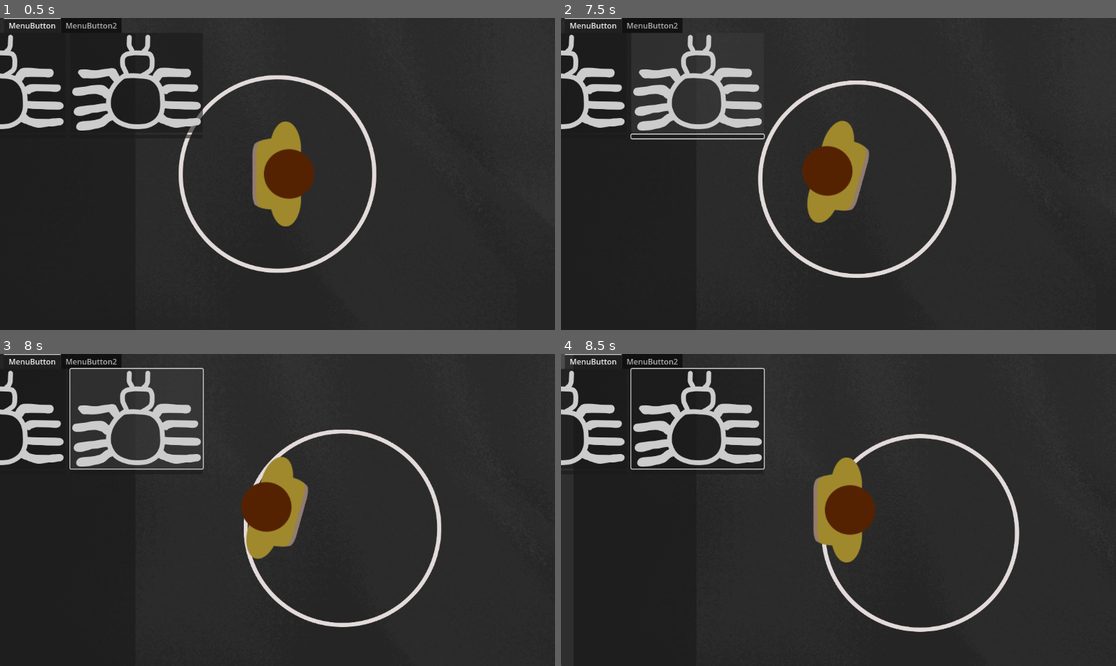
Above: before the commit, frames 1-4 (two rows, left to right).
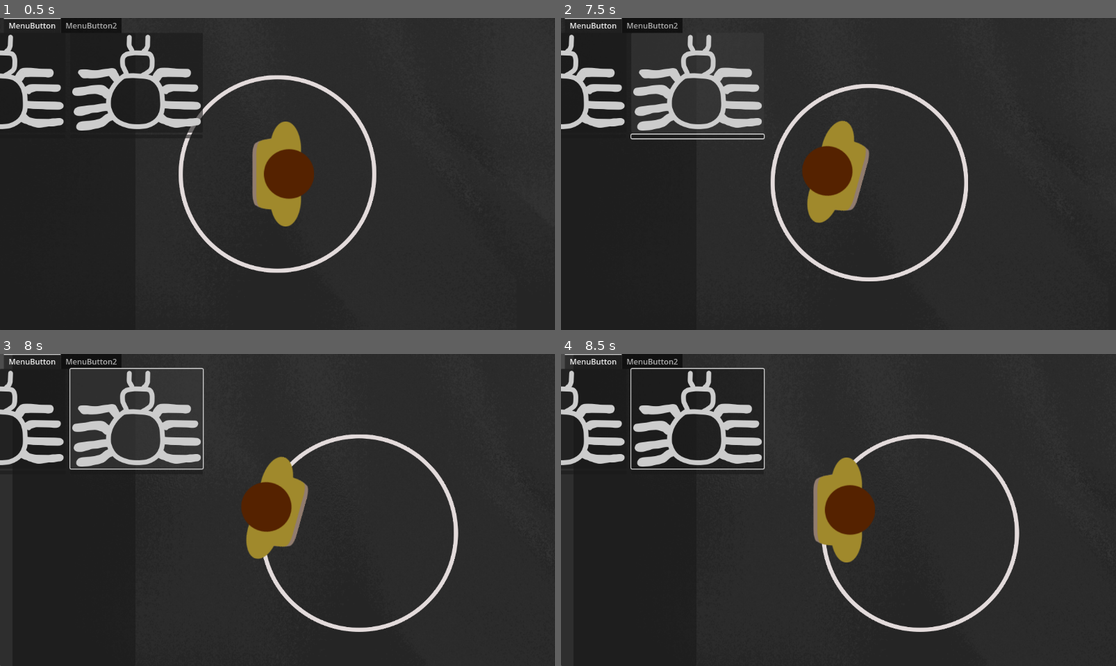
Above: after the commit, the same moments.

Repository: BestBerryJ/Principia-Rithmatica-B
Game: Godot game, scene res://main.tscn
The game is run twice, just before and just after one commit, with the same random seed, the same clock (stepped at 60 frames per second) and the same inputs.
Inputs (mouse positions are in pixels of both pictures, inside the frame that each line leads up to):
- Up to frame 1 (0.5 s): no input
- Up to frame 2 (7.5 s): click (699, 83) at 0.5 s; click (699, 136) at 1.25 s; click (699, 83) at 2 s; click (699, 136) at 2.75 s; click (699, 83) at 3.5 s; click (699, 136) at 4.25 s; click (627, 180) at 5 s; tap Enter at 5.75, 7.25 s; move the mouse to (810, 236) at 5.77 s; press the mouse at (810, 236) at 5.78 s; tap Space at 6.5 s; move the mouse to (1005, 220) at 6.52 s; release the mouse at (1005, 220) at 6.53 s; click (1005, 220) at 6.6 s; move the mouse to (672, 127) at 7.27 s; hold Right mouse button (right_click) from 7.28 s (still down)
- Up to frame 3 (8 s): keep holding Right mouse button (right_click); click (111, 463) at 7.55 s
- Up to frame 4 (8.5 s): move the mouse to (866, 510) at 8.02 s; release Right mouse button (right_click) at 8.03 s; tap Shift (zoom_out) at 8.1 s; click (866, 510) at 8.3 s

Frame 1 is identical in both runs. In frame 2, 3.0% of the frame differs, in the area x 35-74%, y 20-85%; in frame 3, 2.7%; in frame 4, 0.2%.

Commit message:
Player fix (collision error + timestep independent movement)

Diff:
--- a/Player/Player.gd
+++ b/Player/Player.gd
@@ -1,37 +1,35 @@
 extends CharacterBody2D
 
-var pointer = position
+@export var pointer = position
+@export var speed : int
+@export var draw_range: int
+
 var target
-var speed = 100
-var distance = 100
-var draw_range = 150
+var distance
 
 func _ready():
 	target = position
 
-func in_range(pos):
-	if (pos-position).length() <= draw_range:
-		print(true)
-		return true
+#func in_range(pos):
+	#if (pos-position).length() <= draw_range:
+		#print(true)
+		#return true
 
 func _input(event):
 	if event.is_action_pressed("right_click"):
 		target = get_global_mouse_position()
-	if event.is_action_pressed("left_click"):
-		in_range(get_global_mouse_position())
+	#if event.is_action_pressed("left_click"):
+		#in_range(get_global_mouse_position())
 
 func _physics_process(delta):
 	pointer = get_global_mouse_position()
 	look_at(pointer)
 
-	velocity = position.direction_to(target) * speed
+	var target_velocity = position.direction_to(target) * speed * delta
+	velocity = target_velocity if position.distance_to(target) > 1 else Vector2()
 
-	if position.distance_to(target)> 1:
-		set_velocity(velocity)
-		move_and_slide()
-	if get_slide_collision(0):
+	if move_and_slide():
 		target = position
-		velocity = Vector2(0,0)
 
 
 #func _physics_process(delta):
--- a/Player/Player.tscn
+++ b/Player/Player.tscn
@@ -22,6 +22,8 @@
 collision_layer = 35
 collision_mask = 35
 script = ExtResource("1_q3lat")
+speed = 10000
+draw_range = 100
 
 [node name="PlayerSprite" type="AnimatedSprite2D" parent="."]
 position = Vector2(10, 0)
--- a/main.tscn
+++ b/main.tscn
@@ -19,5 +19,6 @@
 [node name="UImain" parent="CanvasLayer" instance=ExtResource("3_h2yge")]
 
 [node name="Chalkling" parent="." instance=ExtResource("4_1bvp3")]
+visible = false
 position = Vector2(510, 735)
 scale = Vector2(0.2, 0.2)
--- a/project.godot
+++ b/project.godot
@@ -19,6 +19,10 @@
 
 mouse_cursor/custom_image="res://pointer.png"
 mouse_cursor/custom_image_hotspot=Vector2(21, 0)
+
+[dotnet]
+
+project/assembly_name="Principia Rithmatica"
 
 [global]
 
